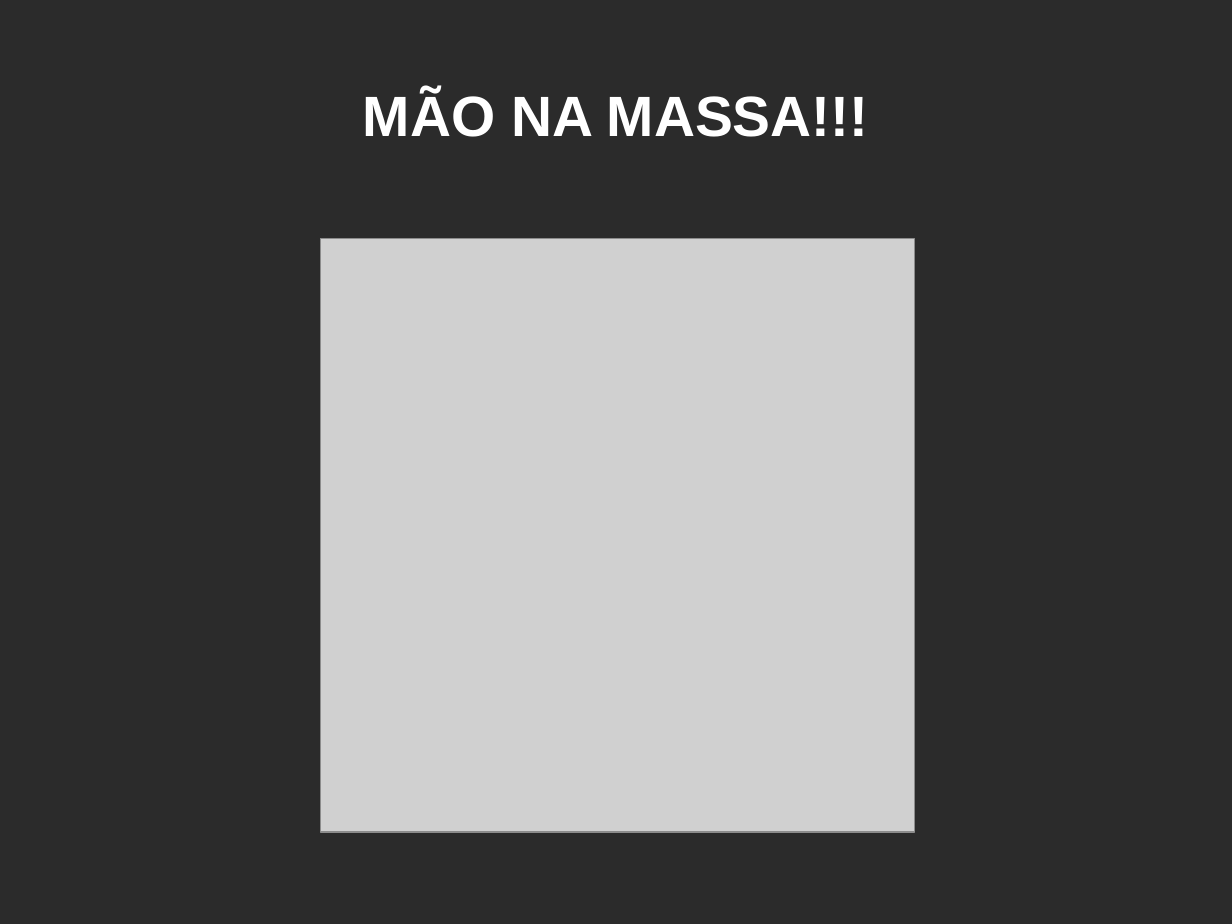
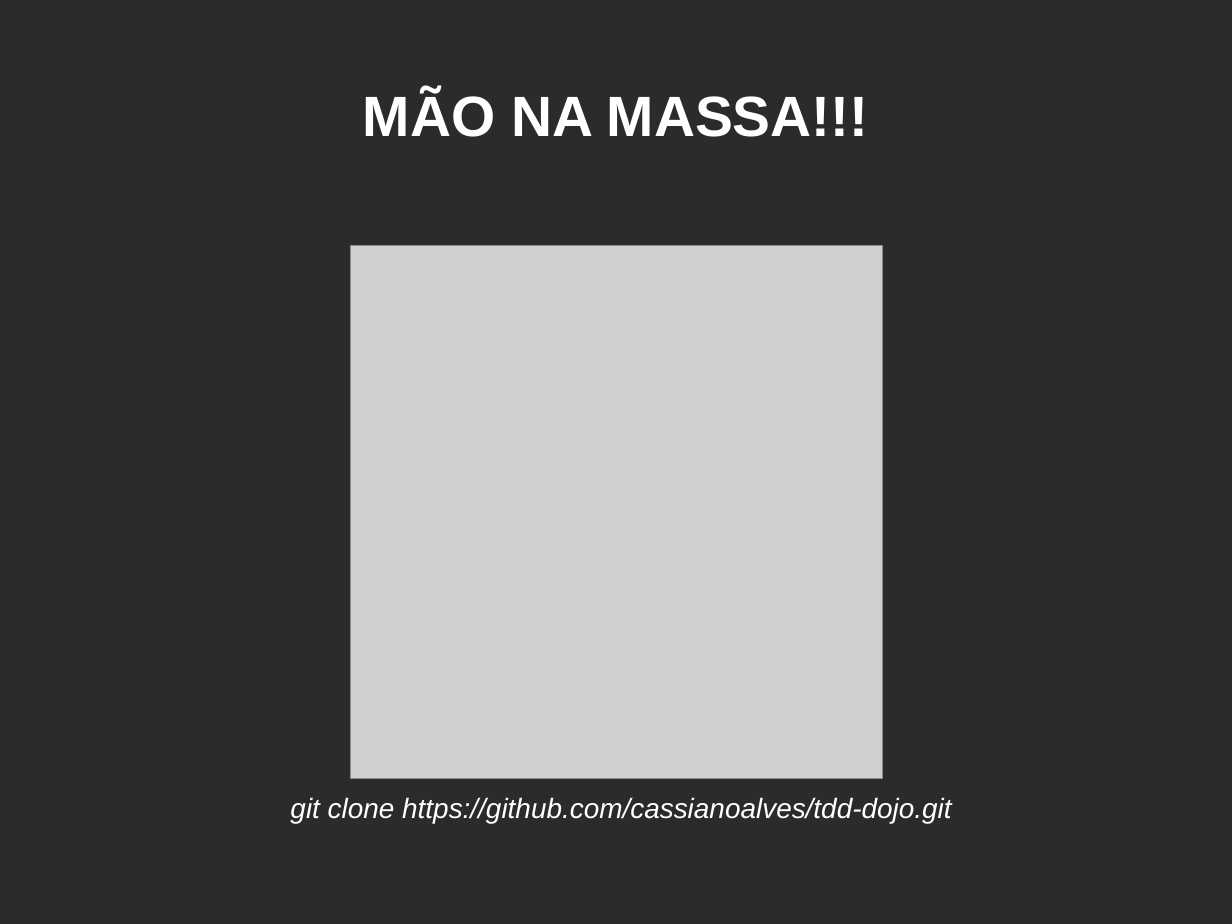
Before and after one commit to cassianoalves/tdd-dojo, a slide deck: slide 21 of doc/TDD_Dojo.odp. Drawn at 1232x924 pixels with LibreOffice and Linux fonts; fonts in the diff are those of the drawing; grey boxes stand for pictures; background and template pictures are left out; a plain dark background stands for a picture behind light text. Boxes give left, top, right and bottom in pixels: in the first picture for what was removed or moved away, otherwise in the second. Text is boxed around its words. In the diff, an @@ line names an element or a change of style, - is before the commit and + after.

Commit message:
Presentaion review

```diff
--- a/doc/TDD_Dojo.odp
+++ b/doc/TDD_Dojo.odp
@@ picture: place and size @@
-picture at [321, 238, 914, 832]
+picture at [350, 246, 883, 779]
@@ text added at [290, 797, 951, 823], 18 pt, text #FFFFFF, italic @@
+git clone https://github.com/cassianoalves/tdd-dojo.git
```
